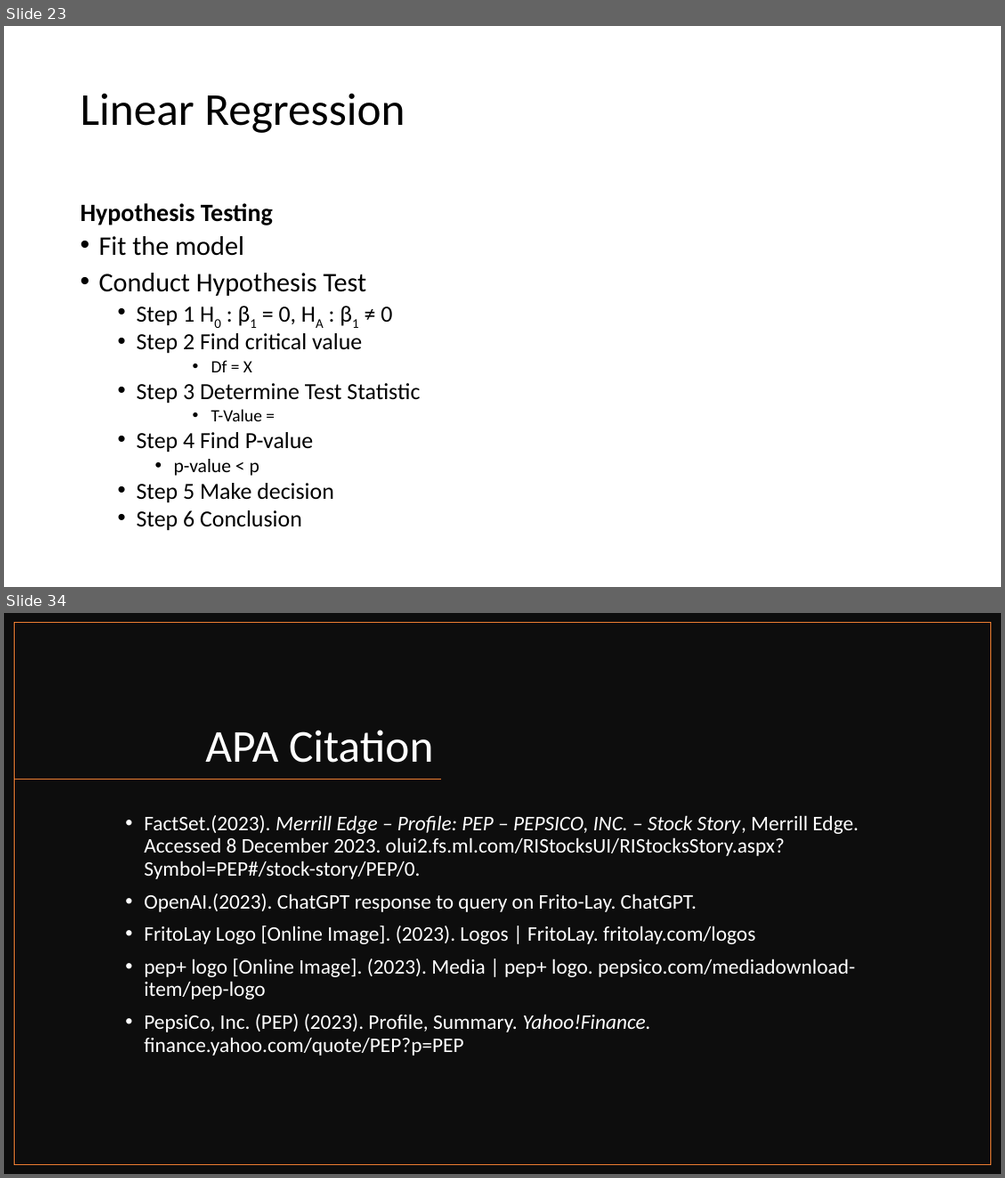
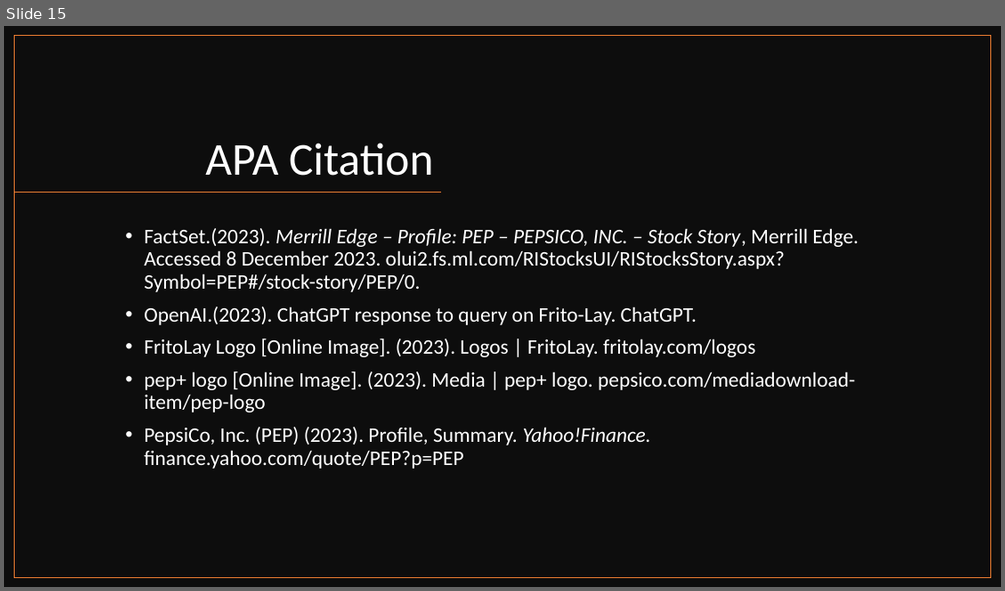
Before and after one commit to jjsmu/CaseStudy2DDS, a slide deck: Frito-Lay, Inc.pptx. Shown one above the other, each under a label of ours: slides 23 and 34 before the commit, slide 15 after it; the slides between them are not shown. The pictures are 1005x1178 and 1005x591 pixels, drawn with LibreOffice and Linux fonts; fonts in the diff are those of the drawing. Boxes give left, top, right and bottom in pixels: in the first picture for what was removed or moved away, otherwise in the second. Text is boxed around its words. In the diff, an @@ line names an element or a change of style, - is before the commit and + after.

```diff
--- a/Frito-Lay, Inc.pptx
+++ b/Frito-Lay, Inc.pptx
@@ slide 23 removed at box(4, 26, 1001, 587), background #FFFFFF @@
@@ title removed at box(81, 93, 404, 133) @@
-Linear Regression
@@ text removed at box(81, 203, 273, 225) @@
-Hypothesis Testing
@@ text removed at box(99, 236, 420, 531) @@
-• Fit the model
-• Conduct Hypothesis Test
-  • Step 1 H0 : β1 = 0, HA : β1 ≠ 0
-  • Step 2 Find critical value
-      • Df = X
-  • Step 3 Determine Test Statistic
-      • T-Value =
-  • Step 4 Find P-value
-    • p-value < p
-  • Step 5 Make decision
-  • Step 6 Conclusion
@@ what was slide 34 is now slide 15 @@
```
Also in this commit, not shown: 4 slides changed, 9 slides added, 27 other slides removed.
